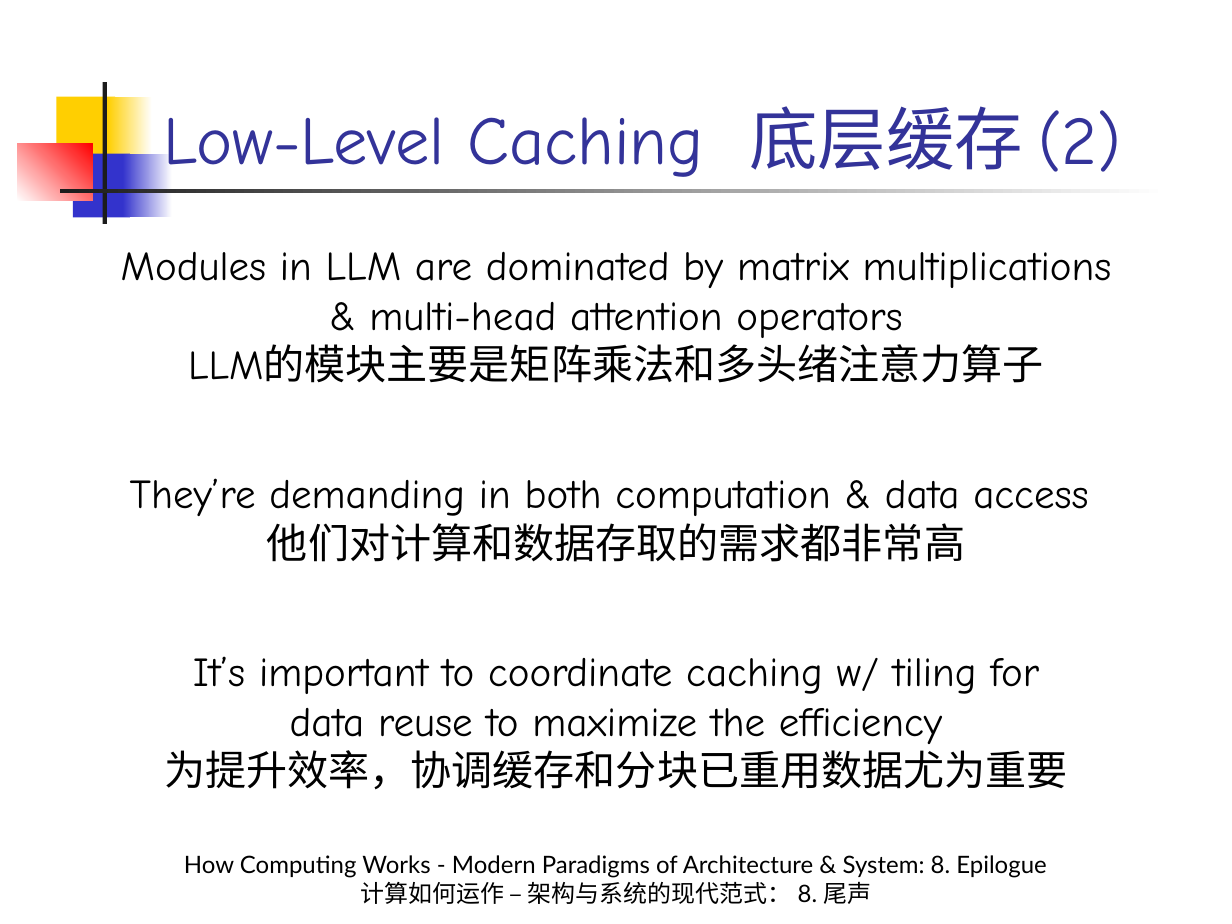
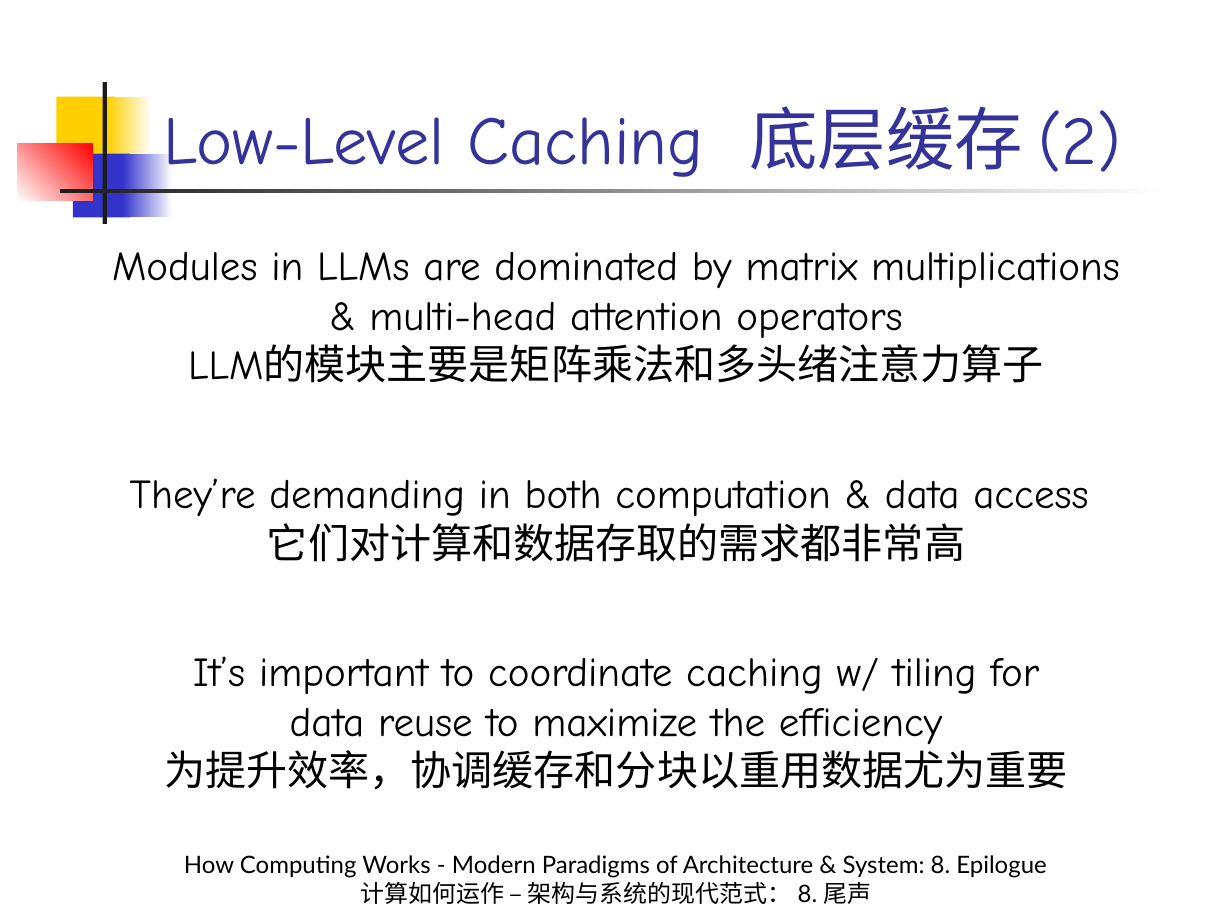
Before and after one commit to licongintel/courseMaterial, a slide deck: slide 16 of HCWMPA&S/Slides/8. Epilogue.pptx. Drawn at 1232x924 pixels with LibreOffice and Linux fonts; fonts in the diff are those of the drawing. Boxes give left, top, right and bottom in pixels: in the first picture for what was removed or moved away, otherwise in the second. Text is boxed around its words. In the diff, an @@ line names an element or a change of style, - is before the commit and + after.

Commit message:
Refine some wording in Sec. 8

```diff
--- a/HCWMPA&S/Slides/8. Epilogue.pptx
+++ b/HCWMPA&S/Slides/8. Epilogue.pptx
@@ text at (112, 252, 1120, 338): text changed @@
-Modules in LLM are dominated by matrix multiplications & multi-head attention operators
+Modules in LLMs are dominated by matrix multiplications & multi-head attention operators
@@ text at (267, 515, 965, 562): text changed @@
-他们对计算和数据存取的需求都非常高
+它们对计算和数据存取的需求都非常高
@@ text at (164, 743, 1068, 790): text changed @@
-为提升效率，协调缓存和分块已重用数据尤为重要
+为提升效率，协调缓存和分块以重用数据尤为重要
```
Also in this commit, not shown: 16 other slides changed.
